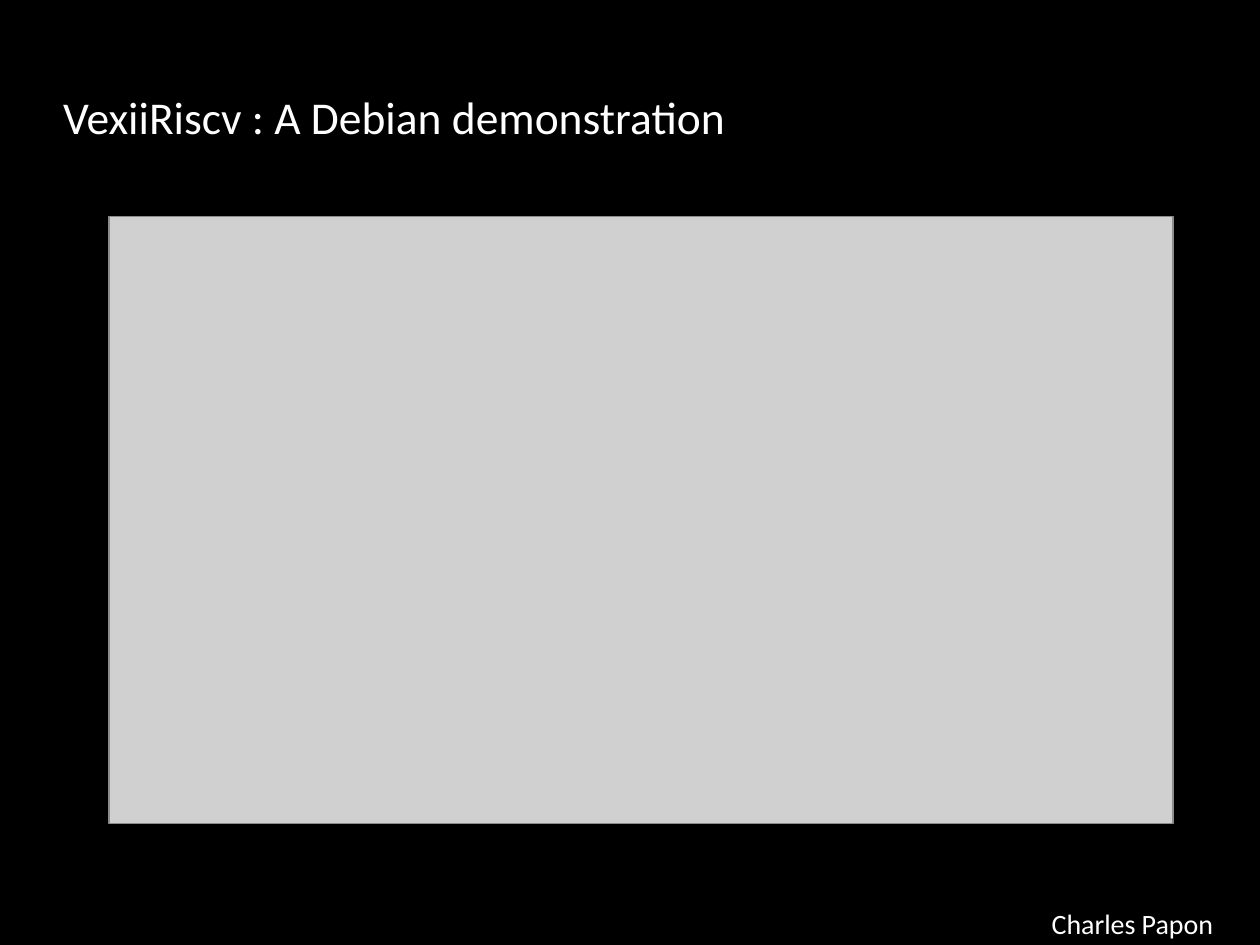
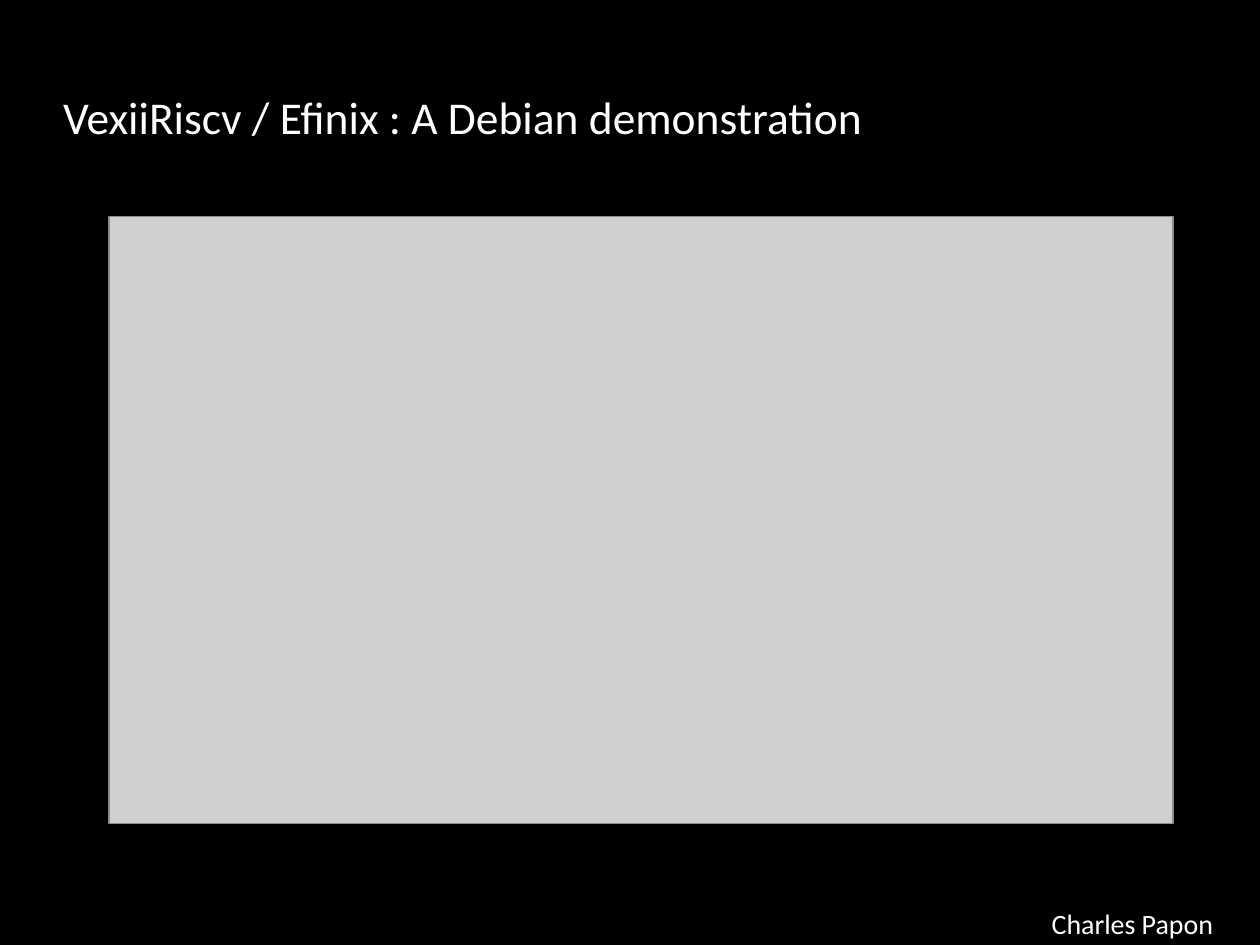
Before and after one commit to SpinalHDL/SpinalDoc, a slide deck: slide 1 of presentation/en/riscv_sc_2024/riscv_sc_2024.odp. Drawn at 1260x945 pixels with LibreOffice and Linux fonts; fonts in the diff are those of the drawing; grey boxes stand for pictures. Boxes give left, top, right and bottom in pixels: in the first picture for what was removed or moved away, otherwise in the second. Text is boxed around its words. In the diff, an @@ line names an element or a change of style, - is before the commit and + after.

```diff
--- a/presentation/en/riscv_sc_2024/riscv_sc_2024.odp
+++ b/presentation/en/riscv_sc_2024/riscv_sc_2024.odp
@@ title at box(63, 102, 862, 135): text changed @@
-VexiiRiscv : A Debian demonstration
+VexiiRiscv / Efinix : A Debian demonstration
```
Also in this commit, not shown: 7 other slides changed, 4 slides added, 1 slide removed.
